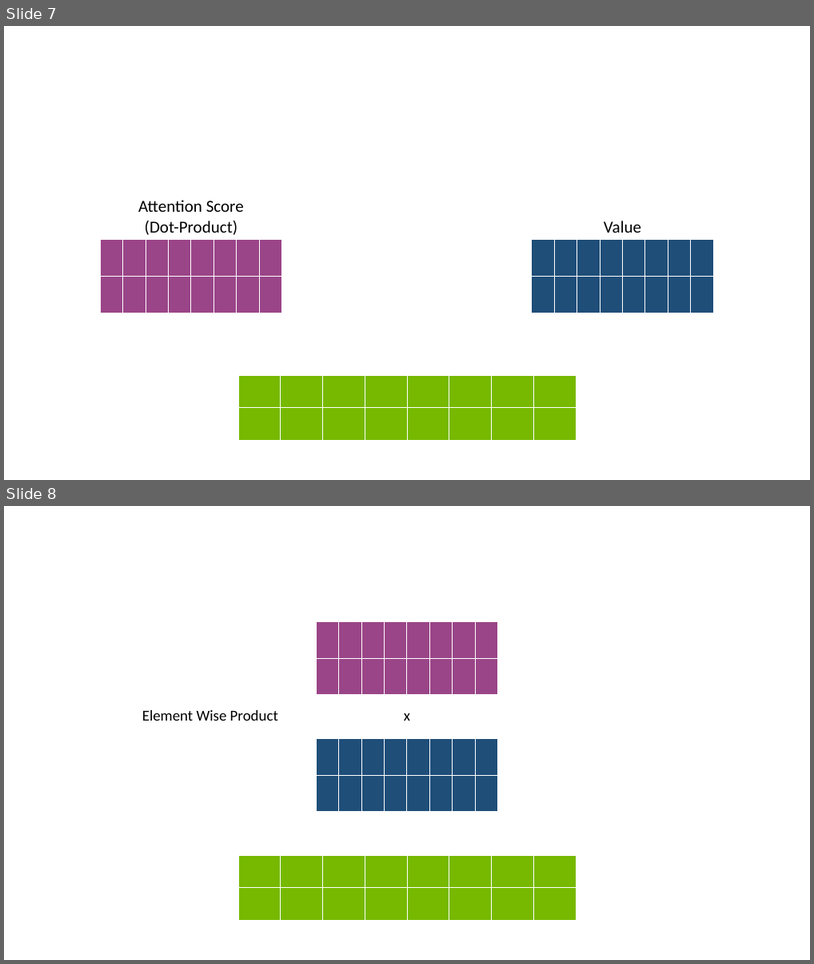
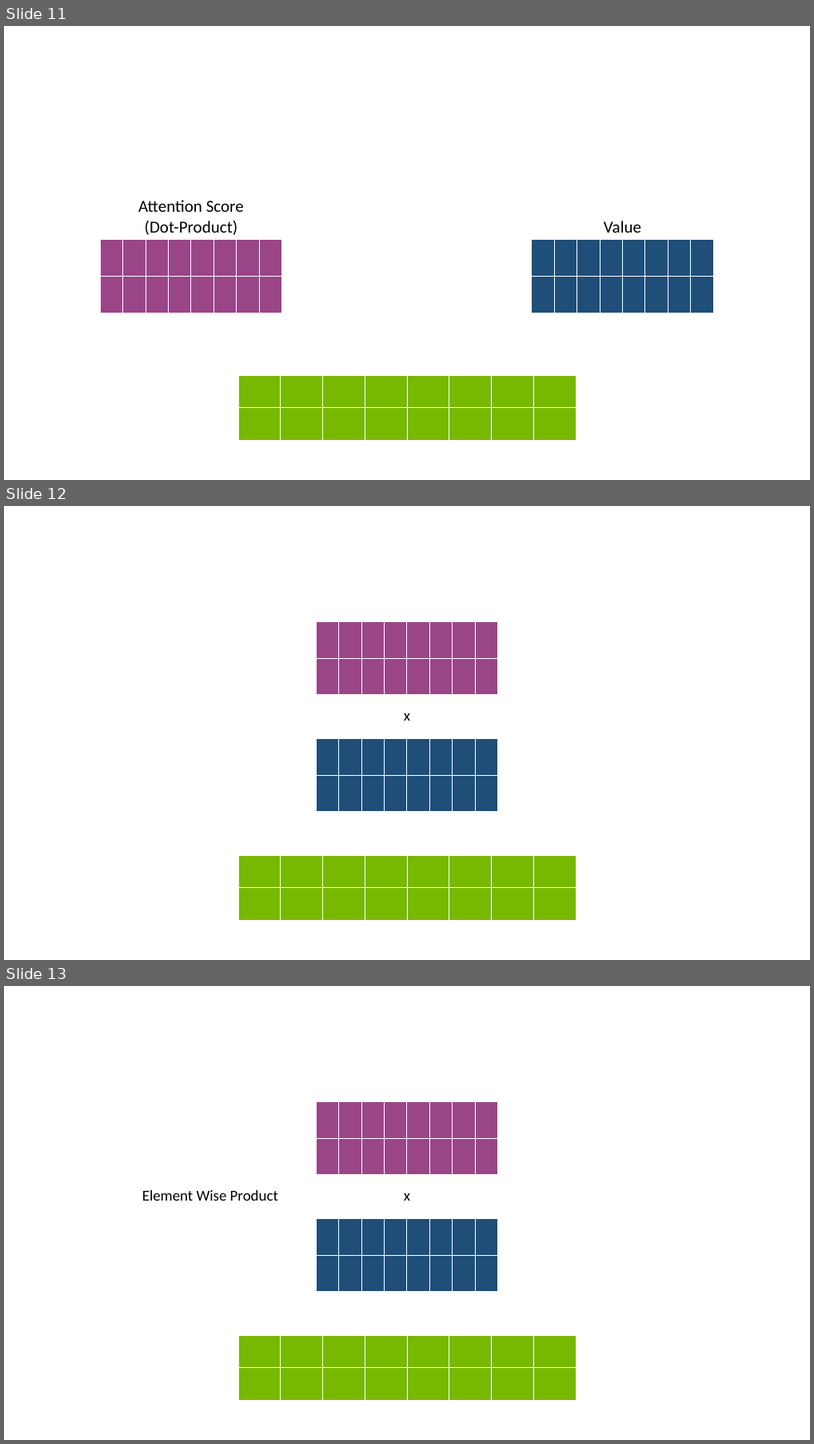
Before and after one commit to tlkh/dnn_animations, a slide deck: src/MHA_Animation.pptx. Shown one above the other, each under a label of ours: slides 7 and 8 before the commit, slides 11, 12 and 13 after it. The pictures are 814x964 and 814x1444 pixels, drawn with LibreOffice and Linux fonts; fonts in the diff are those of the drawing. Boxes give left, top, right and bottom in pixels: in the first picture for what was removed or moved away, otherwise in the second. Text is boxed around its words. In the diff, an @@ line names an element or a change of style, - is before the commit and + after.

```diff
--- a/src/MHA_Animation.pptx
+++ b/src/MHA_Animation.pptx
@@ slide 12 added at bbox=[4, 506, 810, 960], background #FFFFFF @@
@@ table added at bbox=[316, 621, 500, 695], 2 rows, 8 columns @@
+ |  |  |  |  |  |  | 
+ |  |  |  |  |  |  | 
@@ table added at bbox=[316, 621, 500, 695], 2 rows, 8 columns @@
+ |  |  |  |  |  |  | 
+ |  |  |  |  |  |  | 
@@ text added at bbox=[404, 713, 410, 720], 18 pt, text #000000 @@
+x
@@ table added at bbox=[316, 738, 500, 812], 2 rows, 8 columns @@
+ |  |  |  |  |  |  | 
+ |  |  |  |  |  |  | 
@@ table added at bbox=[238, 855, 578, 920], 2 rows, 8 columns @@
+ |  |  |  |  |  |  | 
+ |  |  |  |  |  |  | 
@@ what was slide 7 is now slide 11 @@
@@ what was slide 8 is now slide 13 @@
```
Also in this commit, not shown: 1 slide changed, 5 other slides added, 2 other files.
